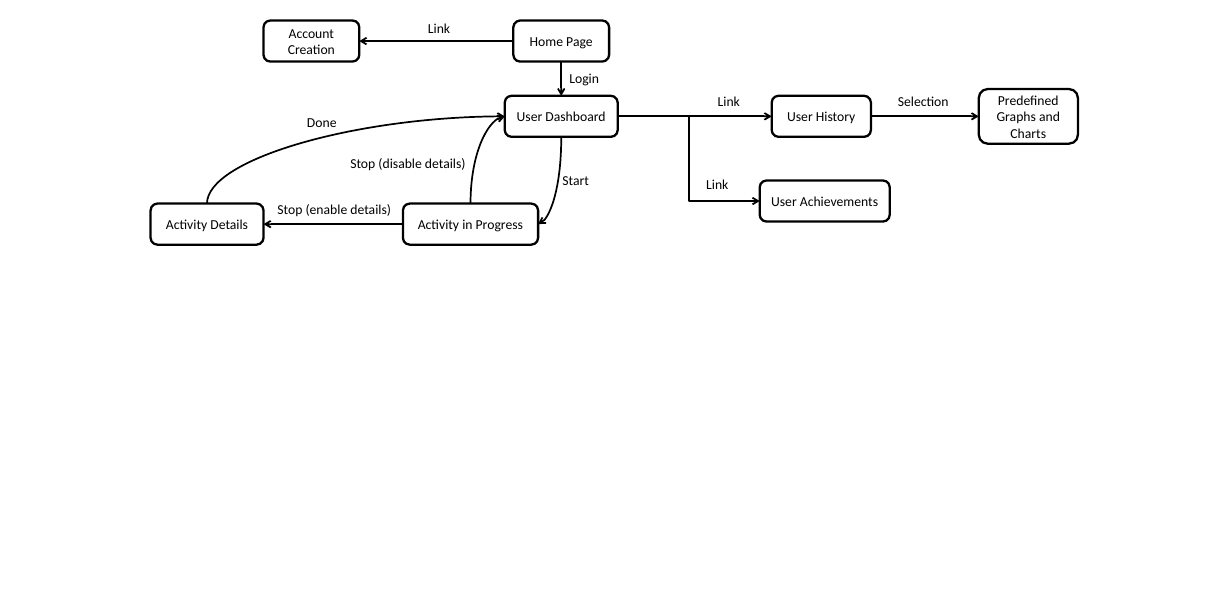
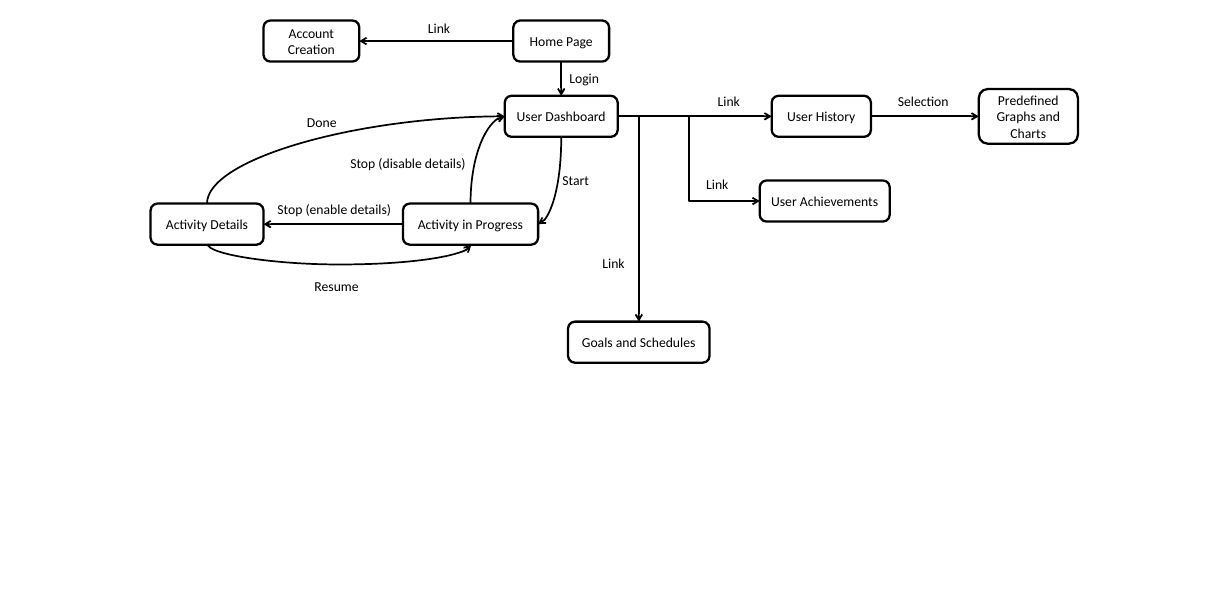
Before and after one commit to fxchen12/AlphaBrosPublic, a slide deck: slide 1 of docs/Journey Block Diagram.pptx. Drawn at 1232x616 pixels with LibreOffice and Linux fonts; fonts in the diff are those of the drawing. Boxes give left, top, right and bottom in pixels: in the first picture for what was removed or moved away, otherwise in the second. Text is boxed around its words. In the diff, an @@ line names an element or a change of style, - is before the commit and + after.

```diff
--- a/docs/Journey Block Diagram.pptx
+++ b/docs/Journey Block Diagram.pptx
@@ elbow arrow added from (618, 117) to (639, 322), #000000 1.5 pt @@
@@ curved arrow added from (208, 244) to (471, 246), #000000 1.5 pt @@
@@ text added at [602, 258, 624, 268], 12 pt, text #000000 @@
+Link
@@ text added at [314, 282, 358, 291], 12 pt, text #000000 @@
+Resume
@@ rounded rectangle added at [568, 322, 710, 363], fill #FFFFFF, outline #000000 2 pt, 12 pt, text #000000 @@
+Goals and Schedules
```
Also in this commit, not shown: 5 other files.
